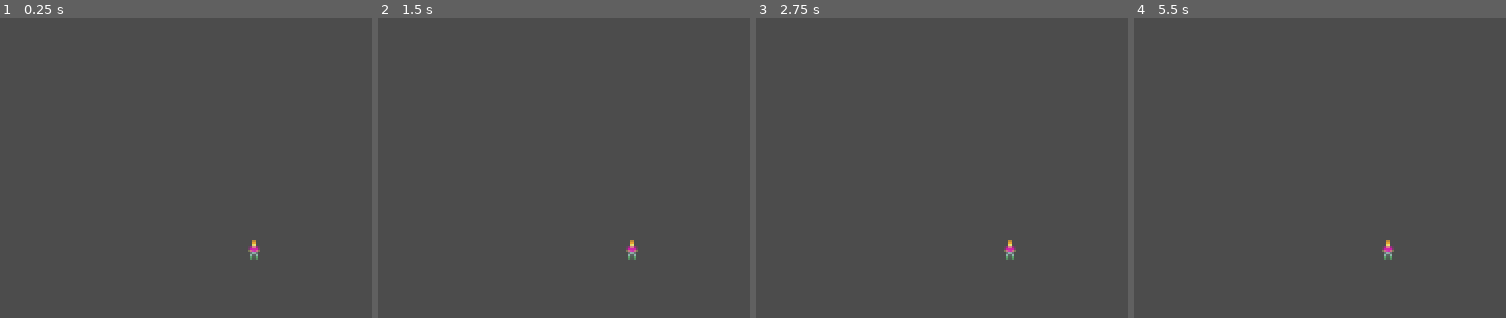
Above: before the commit, frames 1-4 (left to right).
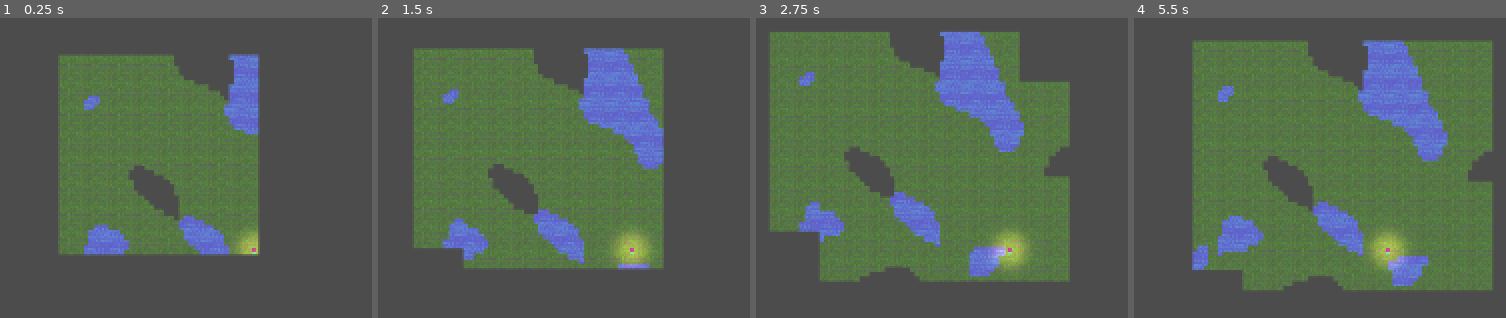
Above: after the commit, the same moments.

Repository: honnsmannen/world-gen
Game: Godot game, scene res://world_gen.tscn
Same seed, same stepped clock (60 frames per second), same inputs: the game is played once before the commit and once after it.
Inputs (mouse positions are in pixels of both pictures, inside the frame that each line leads up to):
- Up to frame 1 (0.25 s): no input
- Up to frame 2 (1.5 s): tap Enter at 0.5 s; move the mouse to (outside the picture) at 0.52 s; hold D (right) 0.53-1.28 s; tap Q (pos, bound only after the commit) at 0.6, 1.35 s; move the mouse to (outside the picture) at 1.27 s; hold S (down) from 1.28 s (still down)
- Up to frame 3 (2.75 s): move the mouse to (outside the picture) at 2.02 s; release S (down) at 2.03 s; hold D (right) from 2.03 s (still down); tap Q (pos, bound only after the commit) at 2.1 s
- Up to frame 4 (5.5 s): move the mouse to (outside the picture) at 2.77 s; release D (right) at 2.78 s; hold W (up) 2.78-3.53 s; tap Q (pos, bound only after the commit) every 0.75 s from 2.85 to 5.1 s; move the mouse to (outside the picture) at 3.52 s; hold A (left) 3.53-5.03 s; move the mouse to (outside the picture) at 4.27 s; move the mouse to (1468, 249) at 5.02 s; hold S (down) from 5.03 s (still down)

The runs differ from the first frame. In frame 1, 33% of the frame differs, in the area x 15-70%, y 12-81%; in frame 2, 45%; in frame 3, 58%; in frame 4, 61%, in the area x 15-97%, y 7-91%.

Commit message:
fixad worldgen frfr ongod this time, utöver att den outpacear spelaren.

Diff:
--- a/Filuren.tscn
+++ b/Filuren.tscn
@@ -19,7 +19,7 @@
 
 [node name="Camera2D" type="Camera2D" parent="." groups=["player"]]
 current = true
-zoom = Vector2( 5, 5 )
+zoom = Vector2( 10, 10 )
 
 [node name="CollisionShape2D" type="CollisionShape2D" parent="."]
 scale = Vector2( 1.2, 1.2 )
--- a/project.godot
+++ b/project.godot
@@ -40,6 +40,11 @@
 "events": [ Object(InputEventKey,"resource_local_to_scene":false,"resource_name":"","device":0,"alt":false,"shift":false,"control":false,"meta":false,"command":false,"pressed":false,"scancode":0,"physical_scancode":68,"unicode":0,"echo":false,"script":null)
  ]
 }
+pos={
+"deadzone": 0.5,
+"events": [ Object(InputEventKey,"resource_local_to_scene":false,"resource_name":"","device":0,"alt":false,"shift":false,"control":false,"meta":false,"command":false,"pressed":false,"scancode":0,"physical_scancode":81,"unicode":0,"echo":false,"script":null)
+ ]
+}
 
 [physics]
 
--- a/world_gen.gd
+++ b/world_gen.gd
@@ -46,6 +46,9 @@
 
 
 func _process(delta: float) -> void:
+	if Input.is_action_just_pressed("pos"):
+		print(filurens_position)
+
 	world_gen(20,20)
 
 
@@ -56,25 +59,12 @@
 
 func world_gen(width,height) -> void:
 	filurens_position = filuren.global_position - Vector2(320,320)
-	"""
-	if filuren.global_position.x < 0 and filuren.global_position.y < 0:
-		step_for_world_gen_x = -1
-		step_for_world_gen_y = -1
-	elif filuren.global_position.x < 0 and !filuren.global_position.y < 0:
-		step_for_world_gen_x = -1
-		step_for_world_gen_y = 1
-	elif !filuren.global_position.x < 0 and filuren.global_position.y < 0:
-		step_for_world_gen_x = 1
-		step_for_world_gen_y = -1
-	else:
-		step_for_world_gen_x = 1
-		step_for_world_gen_y = 1
-	"""
-	for x in range(width + (int(round(filurens_position.x))/32), (int(round(filurens_position.x))/32) - width , step_for_world_gen_x):
-		for y in range(height + (int(round(filurens_position.y))/32), (int(round(filurens_position.y))/32) - height , step_for_world_gen_y):
+
+	for x in range(width + (int(round(filurens_position.x))/32), (int(round(filurens_position.x))/32) - width , -1 ):
+		for y in range(height + (int(round(filurens_position.y))/32), (int(round(filurens_position.y))/32) - height , -1):
 			if int(round(noise.get_noise_2d(x + (int(round(filurens_position.x))/32) , y + (int(round(filurens_position.y))/32)))) < 0:
 				compenserat_value = int(round(noise.get_noise_2d(x + (int(round(filurens_position.x))/32), y + (int(round(filurens_position.y))/32)))) * -1
 			else:
-				compenserat_value = int(round(noise.get_noise_2d(x + (int(round(filurens_position.x))/32), y + (int(round(filurens_position.y))/32))))
+				compenserat_value = int(round(noise.get_noise_2d(x + (int(round(filurens_position.x + 320))/32), y + (int(round(filurens_position.y + 320))/32))))
 
 			$TileMap.set_cell(x+(int(round(filurens_position.x))/32), y+(int(round(filurens_position.y))/32), compenserat_value)
